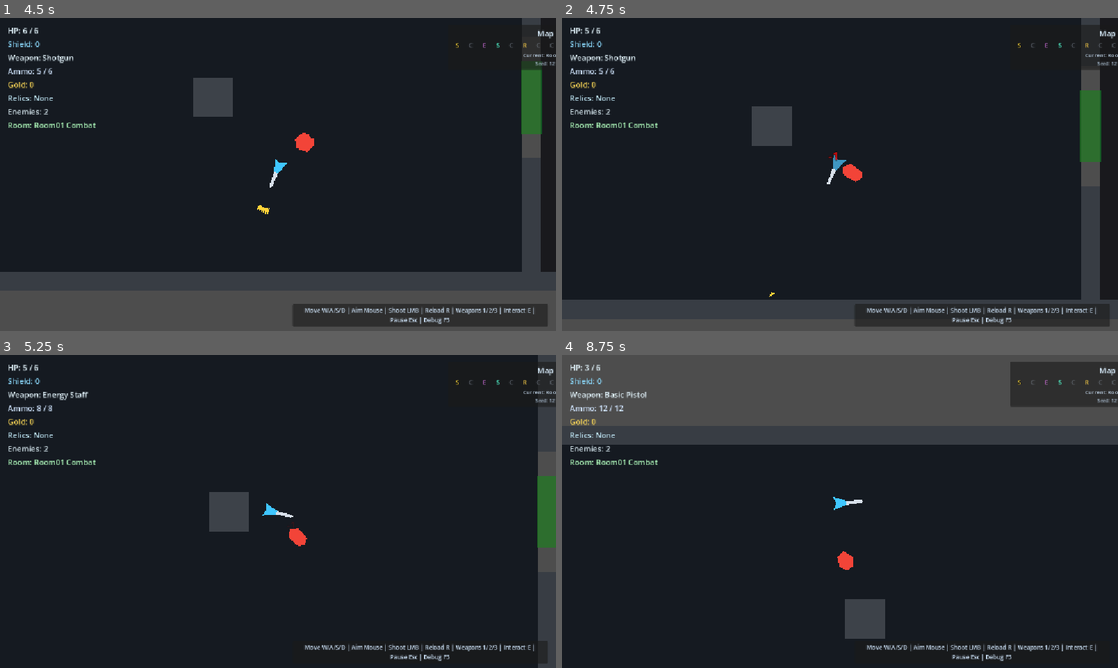
Above: before the commit, frames 1-4 (two rows, left to right).
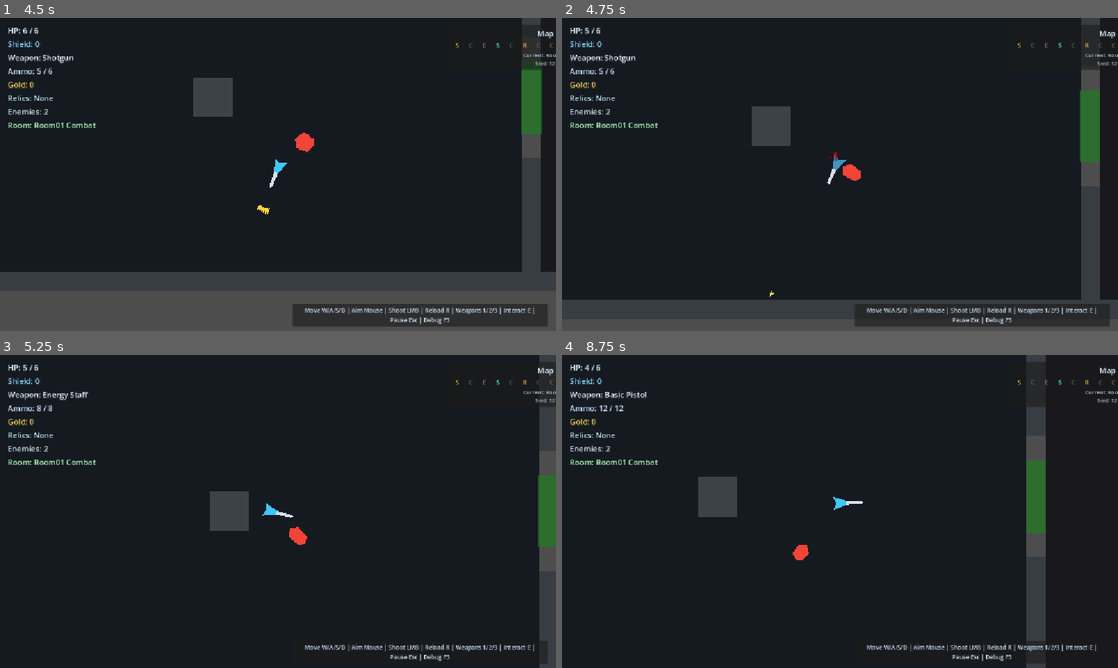
Above: after the commit, the same moments.

Repository: mrmi9/Dungeon-Unleashed
Game: Godot game, scene res://scenes/main/Main.tscn
The game is run twice, just before and just after one commit, with the same random seed, the same clock (stepped at 60 frames per second) and the same inputs.
Inputs (mouse positions are in pixels of both pictures, inside the frame that each line leads up to):
- Up to frame 1 (4.5 s): click (278, 168) at 0.52 s; type "12" at 0.6 s; click "Start Run" at 1.25 s; tap Enter at 2 s; move the mouse to (400, 158) at 2.02 s; hold D (move_right) 2.03-2.78 s; hold E (interact) 2.03-2.78 s; click (400, 158) at 2.17 s; move the mouse to (166, 190) at 2.77 s; hold S (move_down) 2.78-3.53 s; click (166, 190) at 2.85 s; move the mouse to (333, 105) at 3.52 s; hold D (move_right) 3.53-4.28 s; tap 1 (weapon_slot_1) at 3.6 s; move the mouse to (250, 237) at 4.27 s; hold W (move_up) from 4.28 s (still down); tap 2 (weapon_slot_2) at 4.35 s; click (250, 237) at 4.42 s
- Up to frame 2 (4.75 s): keep holding W (move_up)
- Up to frame 3 (5.25 s): move the mouse to (444, 558) at 5.02 s; release W (move_up) at 5.03 s; hold A (move_left) from 5.03 s (still down); tap 3 (weapon_slot_3) at 5.1 s
- Up to frame 4 (8.75 s): move the mouse to (673, 464) at 5.77 s; tap T at 5.85 s; move the mouse to (867, 511) at 6.52 s; release A (move_left) at 6.53 s; hold S (move_down) 6.53-7.28 s; hold E (interact) 6.53-7.28 s; click (867, 511) at 6.67 s; move the mouse to (756, 433) at 7.27 s; hold D (move_right) 7.28-8.03 s; click (756, 433) at 7.35 s; move the mouse to (962, 495) at 8.02 s; hold W (move_up) from 8.03 s (still down); tap 1 (weapon_slot_1) at 8.1 s

Frame 1 is identical in both runs. In frame 2, 0.1% of the frame differs, in the area x 37-97%, y 23-89%; in frame 3, 0.3%; in frame 4, 30%, in the area x 0-100%, y 0-100%.

Commit message:
Fix stationary player enemy collision push

Diff:
--- a/dungeon-unleashed/scenes/player/Player.tscn
+++ b/dungeon-unleashed/scenes/player/Player.tscn
@@ -11,7 +11,7 @@
 
 [node name="Player" type="CharacterBody2D"]
 collision_layer = 1
-collision_mask = 10
+collision_mask = 8
 script = ExtResource("1")
 
 [node name="Visual" type="Polygon2D" parent="."]
--- a/dungeon-unleashed/scripts/debug/RoomFlowSmokeTest.gd
+++ b/dungeon-unleashed/scripts/debug/RoomFlowSmokeTest.gd
@@ -5,6 +5,7 @@
 const ROOM_STATE_CLEARED := 3
 const ROOM_STATE_REWARD_CLAIMED := 4
 const MIN_SAFE_ENEMY_SPAWN_DISTANCE := 140.0
+const ENEMY_BODY_COLLISION_BIT := 2
 
 var _failures: Array[String] = []
 
@@ -28,6 +29,7 @@
 	if player == null:
 		_finish()
 		return
+	_verify_player_ignores_enemy_body_collision(player)
 
 	var rooms := _get_rooms()
 	_expect(rooms.size() >= 4, "Main scene should contain a generated dungeon route with at least 4 combat rooms")
@@ -110,6 +112,10 @@
 		await get_tree().process_frame
 
 
+func _verify_player_ignores_enemy_body_collision(player: Player) -> void:
+	_expect((int(player.collision_mask) & ENEMY_BODY_COLLISION_BIT) == 0, "Player body should ignore Enemy body collisions; Hurtbox handles contact damage")
+
+
 func _get_rooms() -> Array:
 	var rooms: Array = []
 	for room in get_tree().get_nodes_in_group("combat_rooms"):
--- a/dungeon-unleashed/scripts/player/Player.gd
+++ b/dungeon-unleashed/scripts/player/Player.gd
@@ -1,5 +1,7 @@
 extends CharacterBody2D
 class_name Player
+
+const ENEMY_BODY_COLLISION_BIT := 2
 
 signal health_changed(current_hp: int, max_hp: int)
 signal shield_changed(current_shield: int)
@@ -42,6 +44,7 @@
 
 func _ready() -> void:
 	add_to_group("player")
+	collision_mask = collision_mask & ~ENEMY_BODY_COLLISION_BIT
 	current_health = max_health
 	weapon.ammo_changed.connect(_on_weapon_ammo_changed)
 	_equip_weapon(0)
Not shown, changed: DEVELOPMENT_LOG.md
